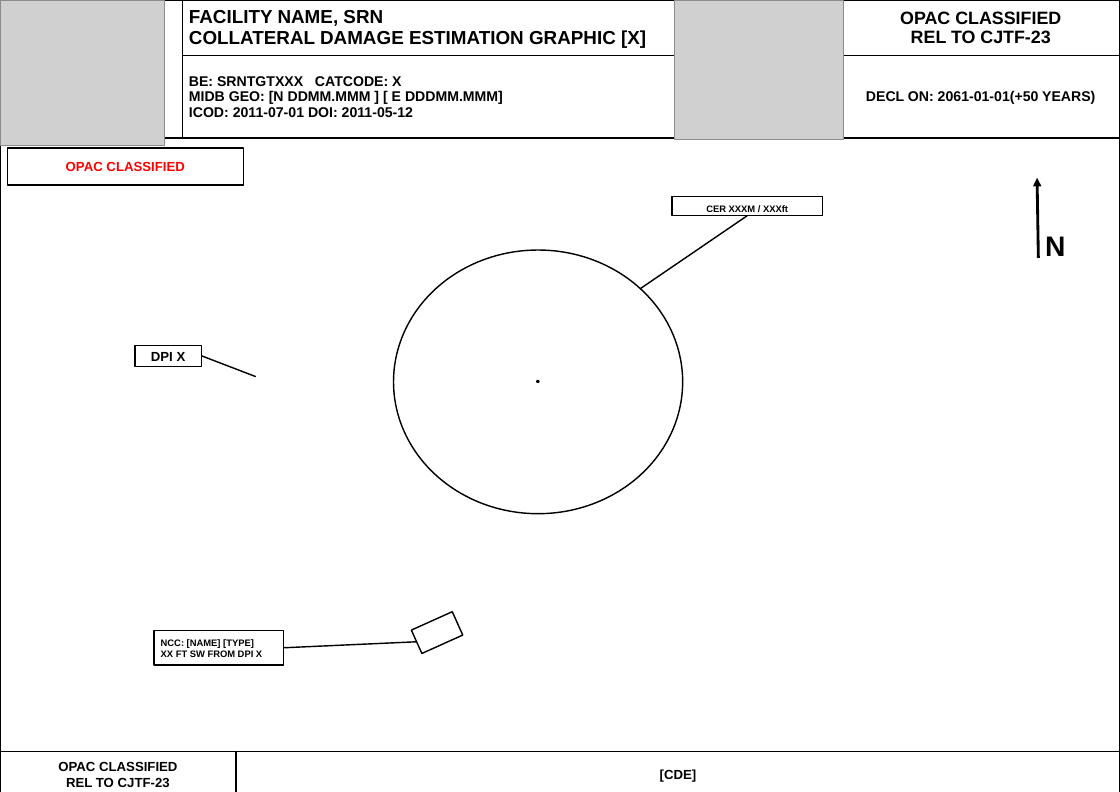
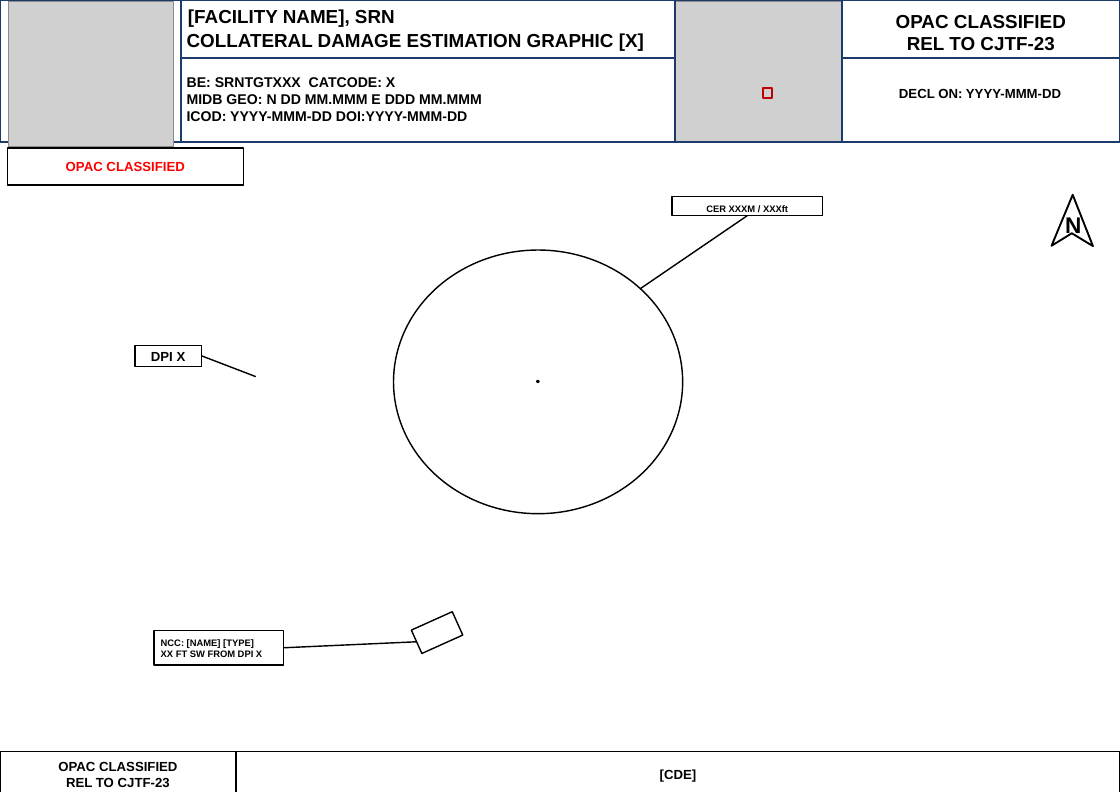
Before and after one commit to 132nd-vWing/OPAT-background, a slide deck: slide 6 of INTEL/Target Folders/OPAC VIS Template - Target Folder.pptx. Drawn at 1120x792 pixels with LibreOffice and Linux fonts; fonts in the diff are those of the drawing; grey boxes stand for pictures. Boxes give left, top, right and bottom in pixels: in the first picture for what was removed or moved away, otherwise in the second. Text is boxed around its words. In the diff, an @@ line names an element or a change of style, - is before the commit and + after.

```diff
--- a/INTEL/Target Folders/OPAC VIS Template - Target Folder.pptx
+++ b/INTEL/Target Folders/OPAC VIS Template - Target Folder.pptx
@@ table removed at [0, 0, 1120, 792], 3 rows, 4 columns @@
- | FACILITY NAME, SRN / COLLATERAL DAMAGE ESTIMATION GRAPHIC [X] | MAP / OVERVIEW | OPAC CLASSIFIED / REL TO CJTF-23
- | BE: SRNTGTXXX CATCODE: X / MIDB GEO: [N DDMM.MMM ] [ E DDDMM.MMM] / ICOD: 2011-07-01 DOI: 2011-05-12 |  | DECL ON: 2061-01-01(+50 YEARS)
- |  |  | 
@@ picture: place and size @@
-picture at [0, 0, 165, 145]
+picture at [8, 1, 173, 146]
@@ text added at [187, 33, 644, 51], 20 pt, text #000000, bold @@
+COLLATERAL DAMAGE ESTIMATION GRAPHIC [X]
@@ group added at [0, 0, 1120, 142]: 7 rectangles, 4 texts @@
+[FACILITY NAME], SRN
+BE: SRNTGTXXX CATCODE: X
+MIDB GEO: N DD MM.MMM E DDD MM.MMM
+ICOD: YYYY-MMM-DD DOI:YYYY-MMM-DD
+OPAC CLASSIFIED
+REL TO CJTF-23
+DECL ON: YYYY-MMM-DD
@@ arrow removed from (1039, 258) to (1037, 178) @@
@@ freeform shape added at [1052, 195, 1093, 247], fill #FFFFFF, outline #000000 2 pt @@
@@ text "N": place and size @@
-text "N" at [1045, 236, 1065, 256]
+text "N" at [1065, 215, 1081, 238]
@@ text "N" at [1065, 215, 1081, 238]: size 30 to 24 pt @@
```
Also in this commit, not shown: 13 other slides changed.
